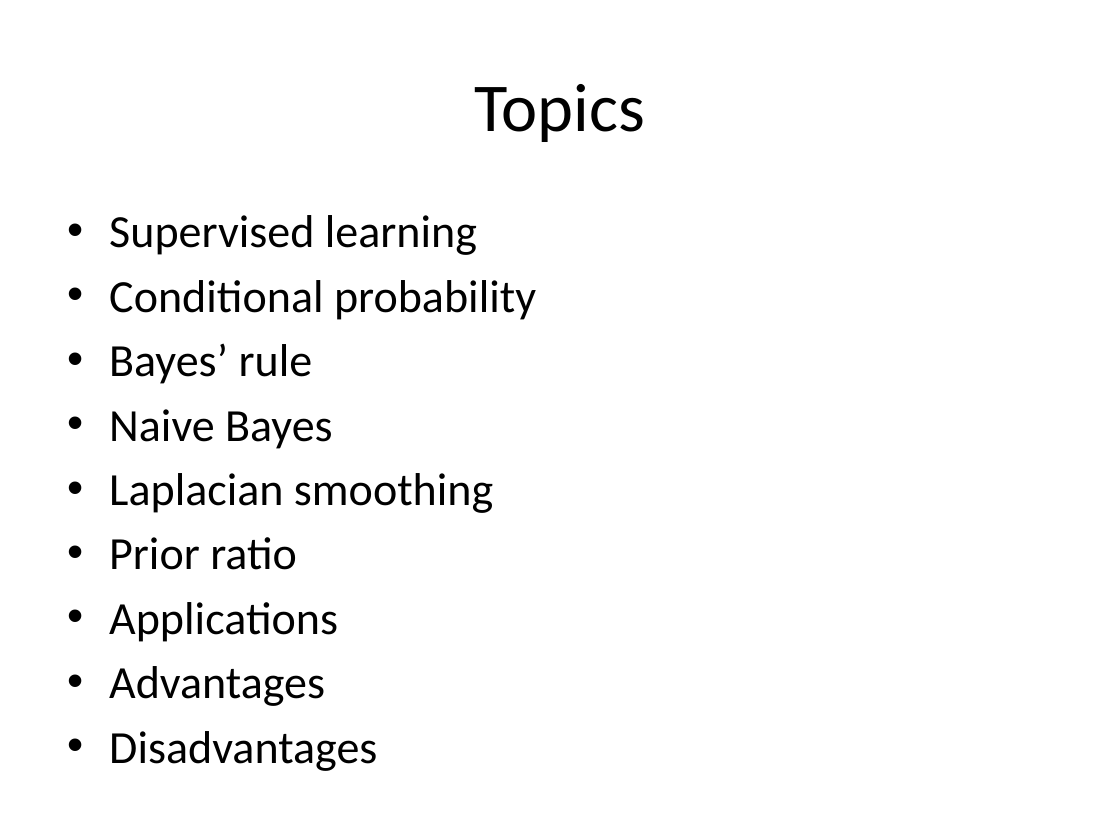
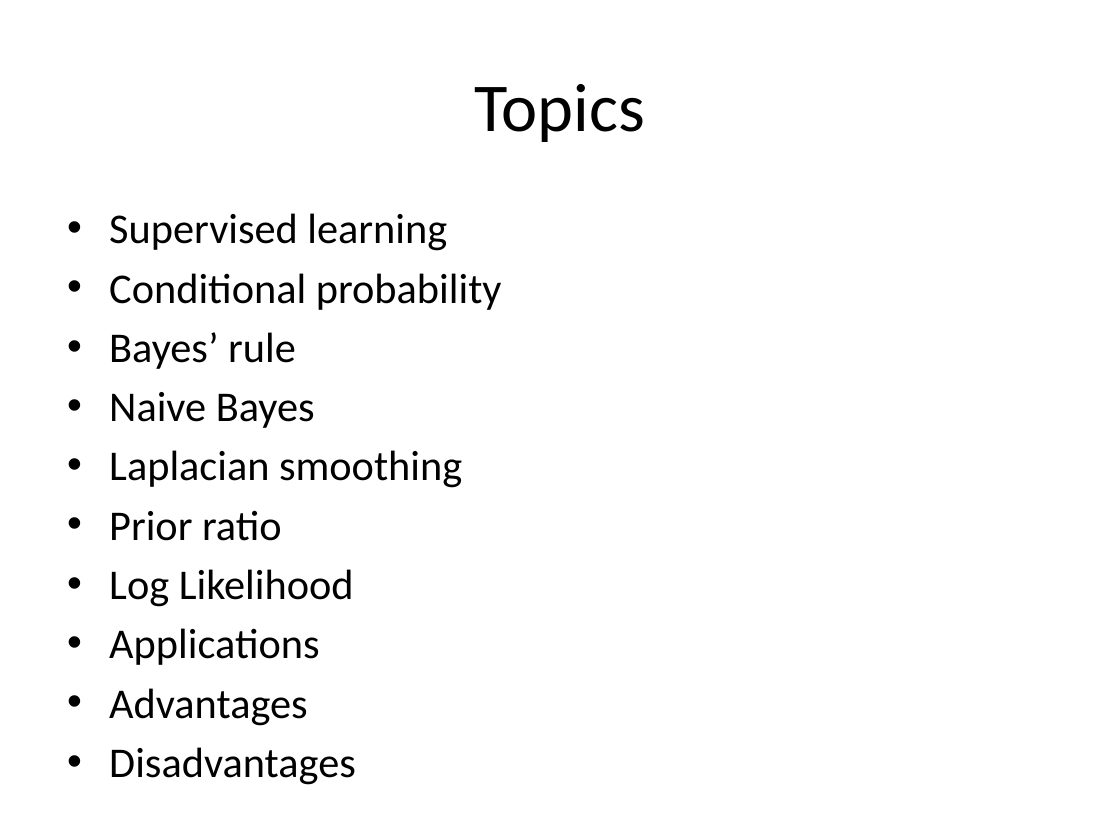
Before and after one commit to look4pritam/ArtificialIntelligence, a slide deck: slide 2 of MachineLearning/NaiveBayes/NaiveBayes.pptx. Drawn at 1120x840 pixels with LibreOffice and Linux fonts; fonts in the diff are those of the drawing. Boxes give left, top, right and bottom in pixels: in the first picture for what was removed or moved away, otherwise in the second. Text is boxed around its words. In the diff, an @@ line names an element or a change of style, - is before the commit and + after.

```diff
--- a/MachineLearning/NaiveBayes/NaiveBayes.pptx
+++ b/MachineLearning/NaiveBayes/NaiveBayes.pptx
@@ text at [109, 213, 502, 726]: size 29.6 to 27.2 pt @@
@@ text at [109, 569, 354, 607]: paragraph added @@
+• Log Likelihood
```
Also in this commit, not shown: 1 slide added.
